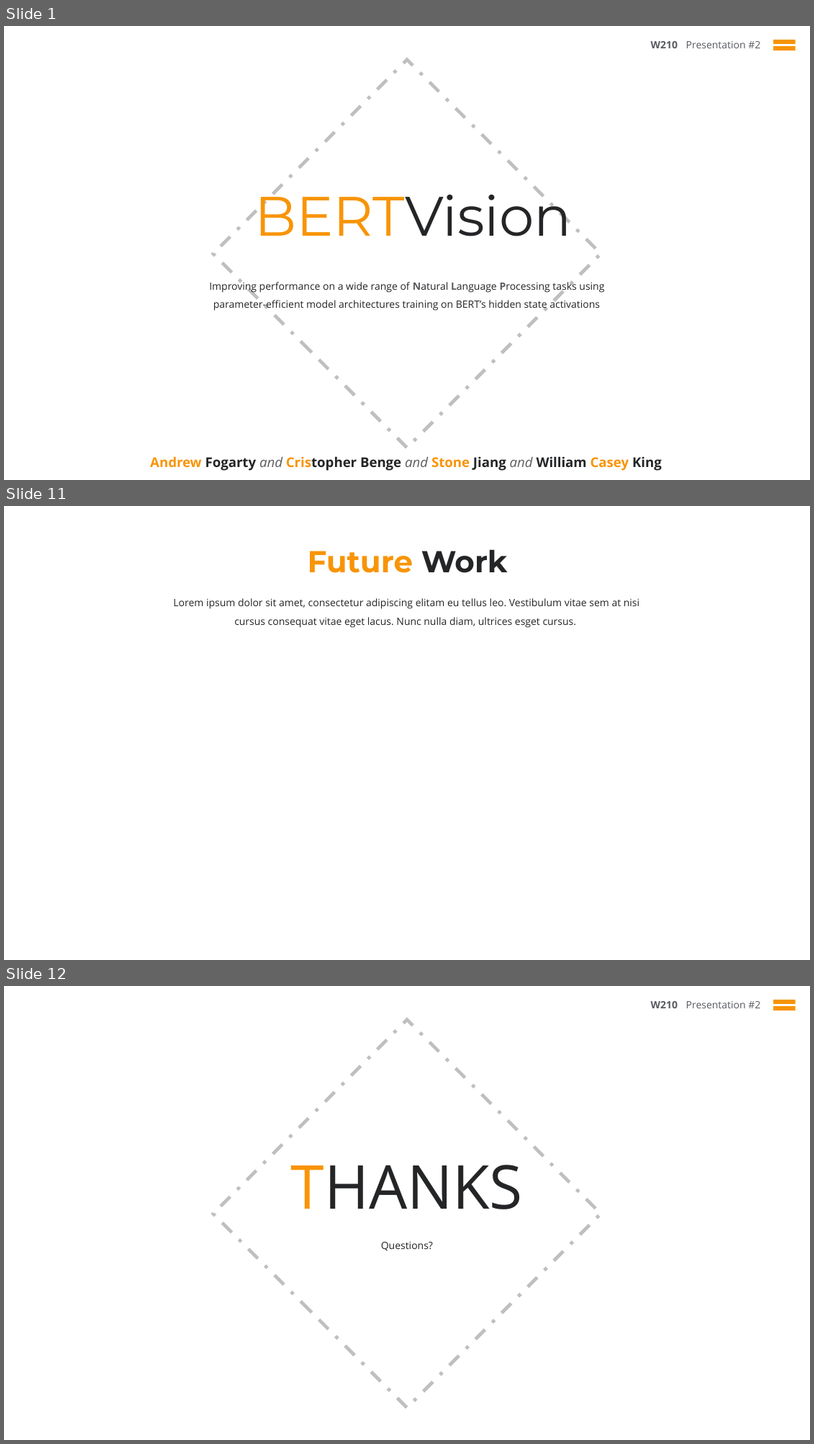
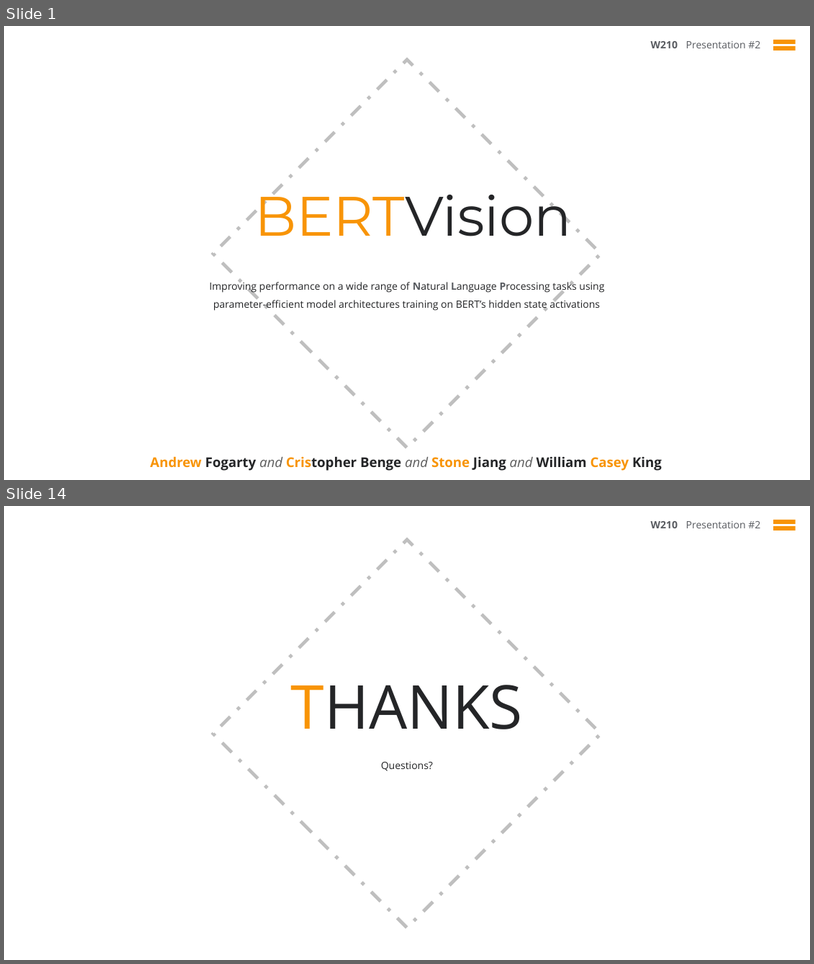
Before and after one commit to cbenge509/BERTVision, a slide deck: presentation/capstone/week_10/capstone__jiang_benge_fogarty_king__week_10.pptx. Shown one above the other, each under a label of ours: slides 1, 11 and 12 before the commit, slides 1 and 14 after it; the slides between them are not shown. The pictures are 814x1444 and 814x964 pixels, drawn with LibreOffice and Linux fonts; fonts in the diff are those of the drawing; background and template pictures are left out. Boxes give left, top, right and bottom in pixels: in the first picture for what was removed or moved away, otherwise in the second. Text is boxed around its words. In the diff, an @@ line names an element or a change of style, - is before the commit and + after.

```diff
--- a/presentation/capstone/week_10/capstone__jiang_benge_fogarty_king__week_10.pptx
+++ b/presentation/capstone/week_10/capstone__jiang_benge_fogarty_king__week_10.pptx
@@ slide 11 removed at (4,506,810,960), background #FFFFFF @@
@@ text removed at (308,550,508,573) @@
-Future Work
@@ text removed at (173,598,640,628) @@
-Lorem ipsum dolor sit amet, consectetur adipiscing elitam eu tellus leo. Vestibulum vitae sem at nisi cursus consequat vitae eget lacus. Nunc nulla diam, ultrices esget cursus.
@@ what was slide 12 is now slide 14 @@
```
Also in this commit, not shown: 2 slides changed, 10 slides added, 7 other slides removed, 2 other files.
